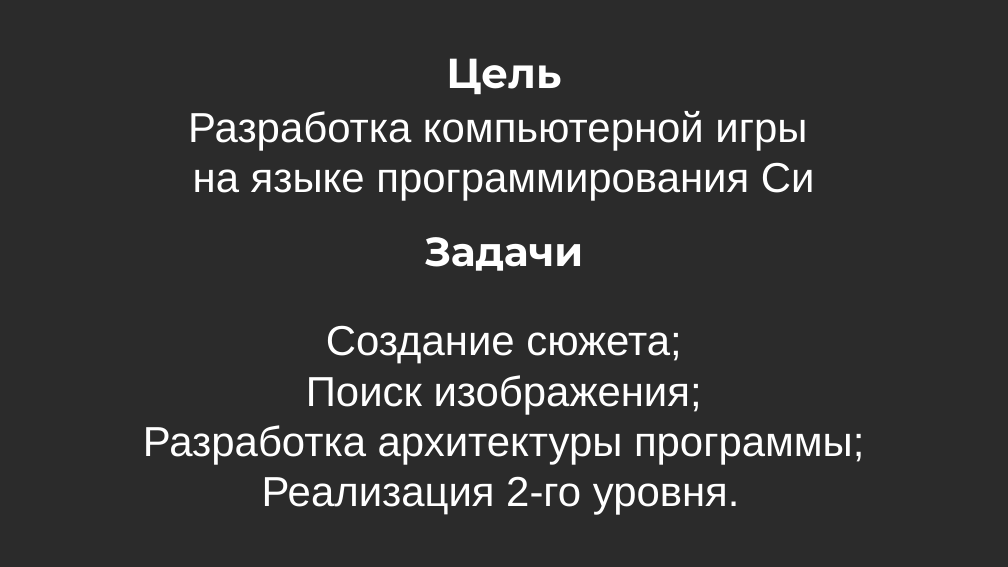
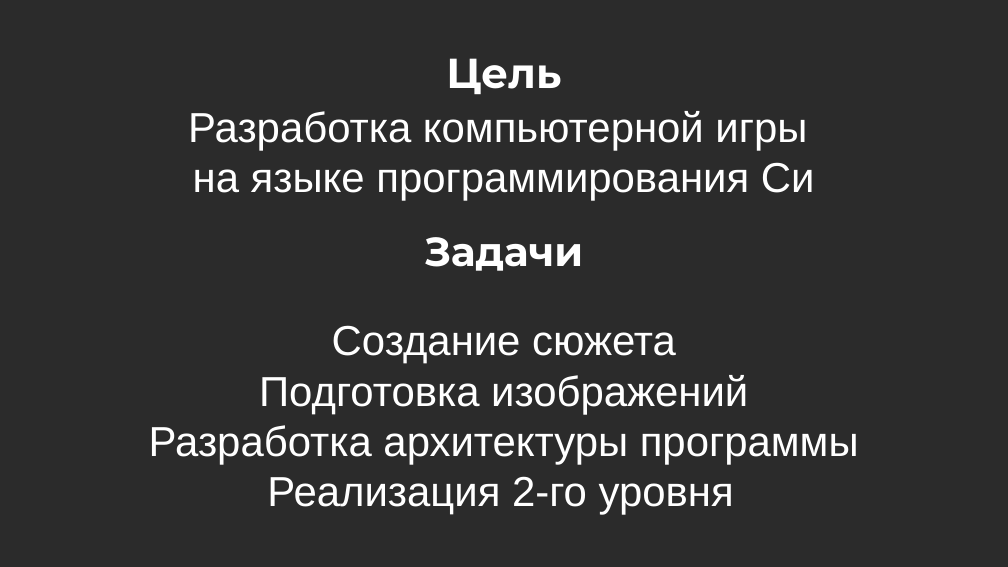
Before and after one commit to VladStrelcov/Game, a slide deck: slide 3 of доклад/доклад .odp. Drawn at 1008x567 pixels with LibreOffice and Linux fonts; fonts in the diff are those of the drawing; background and template pictures are left out; a plain dark background stands for a picture behind light text. Boxes give left, top, right and bottom in pixels: in the first picture for what was removed or moved away, otherwise in the second. Text is boxed around its words. In the diff, an @@ line names an element or a change of style, - is before the commit and + after.

```diff
--- a/доклад/доклад .odp
+++ b/доклад/доклад .odp
@@ text at (149,325,859,515): text changed @@
-Создание сюжета;
-Поиск изображения;
-Разработка архитектуры программы;
-Реализация 2-го уровня.
+Создание сюжета
+Подготовка изображений
+Разработка архитектуры программы
+Реализация 2-го уровня
```
Also in this commit, not shown: 2 other slides changed, 7 other files.
